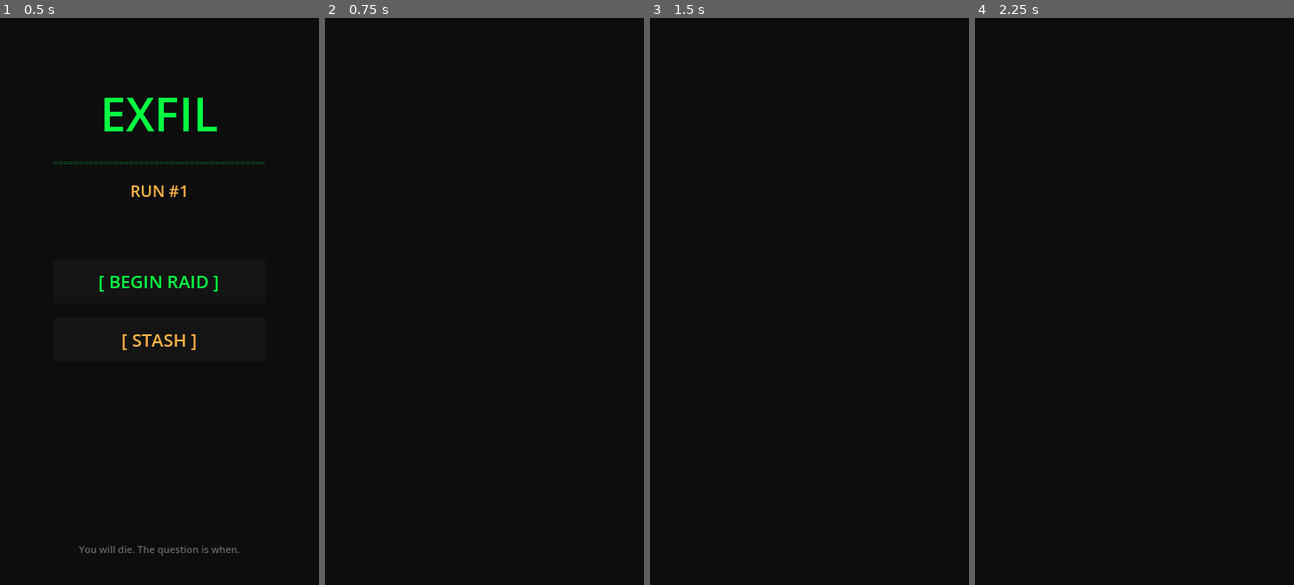
Above: before the commit, frames 1-4 (left to right).
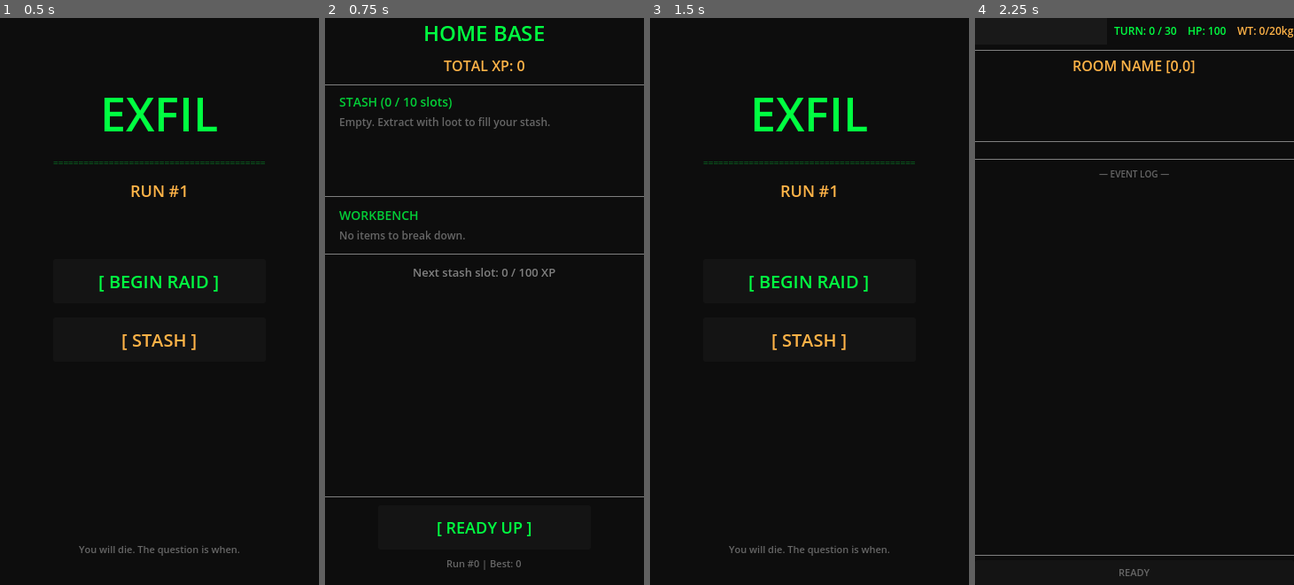
Above: after the commit, the same moments.

Repository: RJDray/Exfil
Game: Godot game, scene res://scenes/MainMenu.tscn
The game is run twice, just before and just after one commit, with the same random seed, the same clock (stepped at 60 frames per second) and the same inputs.
Inputs (mouse positions are in pixels of both pictures, inside the frame that each line leads up to):
- Up to frame 1 (0.5 s): no input
- Up to frame 2 (0.75 s): click "[ STASH ]" at 0.5 s
- Up to frame 3 (1.5 s): click (809, 528) at 1.25 s, where only the run after the commit has a clickable "[ READY UP ]"
- Up to frame 4 (2.25 s): click (1134, 278) at 2 s, where only the run after the commit has a clickable "[ BEGIN RAID ]"

Frame 1 is identical in both runs. In frame 2, 3.1% of the frame differs, in the area x 0-100%, y 1-98%; in frame 3, 2.1%; in frame 4, 1.5%.
Error after the commit: Parse Error: Cannot infer the type of "item_ref" variable because the value doesn't have a set type. (res://scripts/Raid.gd:366)

Commit message:
feat(scenes): HomeBase scene — stash, XP, workbench
Persistent home base between runs. Shows stash contents with slot
count, total XP, workbench for breaking down items into components,
and stash slot unlock milestones. Ready Up returns to main menu.

Co-Authored-By: Claude Opus 4.6 <noreply@anthropic.com>

Diff:
--- a/scenes/HomeBase.tscn
+++ b/scenes/HomeBase.tscn
@@ -1,4 +1,6 @@
-[gd_scene format=3 uid="uid://placeholder_homebase"]
+[gd_scene load_steps=2 format=3 uid="uid://placeholder_homebase"]
+
+[ext_resource type="Script" path="res://scripts/HomeBase.gd" id="1"]
 
 [node name="HomeBase" type="Control"]
 layout_mode = 3
@@ -7,3 +9,148 @@
 anchor_bottom = 1.0
 grow_horizontal = 2
 grow_vertical = 2
+script = ExtResource("1")
+
+[node name="Background" type="ColorRect" parent="."]
+layout_mode = 1
+anchors_preset = 15
+anchor_right = 1.0
+anchor_bottom = 1.0
+grow_horizontal = 2
+grow_vertical = 2
+color = Color(0.051, 0.051, 0.051, 1)
+
+[node name="MainVBox" type="VBoxContainer" parent="."]
+layout_mode = 1
+anchors_preset = 15
+anchor_right = 1.0
+anchor_bottom = 1.0
+grow_horizontal = 2
+grow_vertical = 2
+theme_override_constants/separation = 8
+
+[node name="Header" type="Label" parent="MainVBox"]
+layout_mode = 2
+theme_override_colors/font_color = Color(0, 1, 0.255, 1)
+theme_override_font_sizes/font_size = 24
+text = "HOME BASE"
+horizontal_alignment = 1
+
+[node name="XPLabel" type="Label" parent="MainVBox"]
+unique_name_in_owner = true
+layout_mode = 2
+theme_override_colors/font_color = Color(1, 0.702, 0.278, 1)
+theme_override_font_sizes/font_size = 16
+text = "TOTAL XP: 0"
+horizontal_alignment = 1
+
+[node name="Divider1" type="HSeparator" parent="MainVBox"]
+layout_mode = 2
+theme_override_colors/separator_color = Color(0, 1, 0.255, 0.3)
+
+[node name="ScrollContainer" type="ScrollContainer" parent="MainVBox"]
+layout_mode = 2
+size_flags_vertical = 3
+
+[node name="ContentVBox" type="VBoxContainer" parent="MainVBox/ScrollContainer"]
+layout_mode = 2
+size_flags_horizontal = 3
+size_flags_vertical = 3
+theme_override_constants/separation = 10
+
+[node name="StashMargin" type="MarginContainer" parent="MainVBox/ScrollContainer/ContentVBox"]
+layout_mode = 2
+theme_override_constants/margin_left = 16
+theme_override_constants/margin_right = 16
+
+[node name="StashVBox" type="VBoxContainer" parent="MainVBox/ScrollContainer/ContentVBox/StashMargin"]
+layout_mode = 2
+theme_override_constants/separation = 4
+
+[node name="StashLabel" type="Label" parent="MainVBox/ScrollContainer/ContentVBox/StashMargin/StashVBox"]
+unique_name_in_owner = true
+layout_mode = 2
+theme_override_colors/font_color = Color(0, 1, 0.255, 0.8)
+theme_override_font_sizes/font_size = 14
+text = "STASH (0 / 10 slots)"
+
+[node name="StashList" type="RichTextLabel" parent="MainVBox/ScrollContainer/ContentVBox/StashMargin/StashVBox"]
+unique_name_in_owner = true
+layout_mode = 2
+custom_minimum_size = Vector2(0, 80)
+bbcode_enabled = true
+theme_override_colors/default_color = Color(0.6, 0.6, 0.6, 1)
+theme_override_font_sizes/normal_font_size = 12
+fit_content = true
+scroll_active = false
+
+[node name="Divider2" type="HSeparator" parent="MainVBox/ScrollContainer/ContentVBox"]
+layout_mode = 2
+theme_override_colors/separator_color = Color(0, 1, 0.255, 0.15)
+
+[node name="WorkbenchMargin" type="MarginContainer" parent="MainVBox/ScrollContainer/ContentVBox"]
+layout_mode = 2
+theme_override_constants/margin_left = 16
+theme_override_constants/margin_right = 16
+
+[node name="WorkbenchVBox" type="VBoxContainer" parent="MainVBox/ScrollContainer/ContentVBox/WorkbenchMargin"]
+layout_mode = 2
+theme_override_constants/separation = 4
+
+[node name="WorkbenchLabel" type="Label" parent="MainVBox/ScrollContainer/ContentVBox/WorkbenchMargin/WorkbenchVBox"]
+unique_name_in_owner = true
+layout_mode = 2
+theme_override_colors/font_color = Color(0, 1, 0.255, 0.8)
+theme_override_font_sizes/font_size = 14
+text = "WORKBENCH"
+
+[node name="WorkbenchContainer" type="VBoxContainer" parent="MainVBox/ScrollContainer/ContentVBox/WorkbenchMargin/WorkbenchVBox"]
+unique_name_in_owner = true
+layout_mode = 2
+theme_override_constants/separation = 4
+
+[node name="Divider3" type="HSeparator" parent="MainVBox/ScrollContainer/ContentVBox"]
+layout_mode = 2
+theme_override_colors/separator_color = Color(0, 1, 0.255, 0.15)
+
+[node name="UnlockMargin" type="MarginContainer" parent="MainVBox/ScrollContainer/ContentVBox"]
+layout_mode = 2
+theme_override_constants/margin_left = 16
+theme_override_constants/margin_right = 16
+
+[node name="UnlockLabel" type="Label" parent="MainVBox/ScrollContainer/ContentVBox/UnlockMargin"]
+unique_name_in_owner = true
+layout_mode = 2
+theme_override_colors/font_color = Color(0.5, 0.5, 0.5, 1)
+theme_override_font_sizes/font_size = 13
+text = "Next stash slot: 0 / 100 XP"
+horizontal_alignment = 1
+
+[node name="Divider4" type="HSeparator" parent="MainVBox"]
+layout_mode = 2
+theme_override_colors/separator_color = Color(0, 1, 0.255, 0.3)
+
+[node name="ButtonMargin" type="MarginContainer" parent="MainVBox"]
+layout_mode = 2
+theme_override_constants/margin_left = 60
+theme_override_constants/margin_right = 60
+
+[node name="ReadyButton" type="Button" parent="MainVBox/ButtonMargin"]
+unique_name_in_owner = true
+layout_mode = 2
+custom_minimum_size = Vector2(0, 50)
+theme_override_colors/font_color = Color(0, 1, 0.255, 1)
+theme_override_font_sizes/font_size = 18
+text = "[ READY UP ]"
+
+[node name="StatusLabel" type="Label" parent="MainVBox"]
+unique_name_in_owner = true
+layout_mode = 2
+theme_override_colors/font_color = Color(0.4, 0.4, 0.4, 1)
+theme_override_font_sizes/font_size = 11
+text = "Run #0 | Best: 0"
+horizontal_alignment = 1
+
+[node name="Spacer" type="Control" parent="MainVBox"]
+layout_mode = 2
+custom_minimum_size = Vector2(0, 8)
--- /dev/null
+++ b/scripts/HomeBase.gd
@@ -0,0 +1,105 @@
+extends Control
+
+## Home base — stash management, XP display, workbench, upgrades.
+
+@onready var xp_label: Label = %XPLabel
+@onready var stash_label: Label = %StashLabel
+@onready var stash_list: RichTextLabel = %StashList
+@onready var workbench_label: Label = %WorkbenchLabel
+@onready var workbench_container: VBoxContainer = %WorkbenchContainer
+@onready var unlock_label: Label = %UnlockLabel
+@onready var ready_button: Button = %ReadyButton
+@onready var status_label: Label = %StatusLabel
+
+var selected_stash_index: int = -1
+
+
+func _ready() -> void:
+	ready_button.pressed.connect(_on_ready_pressed)
+	_update_display()
+
+
+func _update_display() -> void:
+	xp_label.text = "TOTAL XP: %d" % GameData.total_xp
+	stash_label.text = "STASH (%d / %d slots)" % [GameData.stash.size(), GameData.stash_slots]
+
+	# Stash contents
+	stash_list.clear()
+	if GameData.stash.size() == 0:
+		stash_list.push_color(Color(0.4, 0.4, 0.4))
+		stash_list.add_text("Empty. Extract with loot to fill your stash.")
+		stash_list.pop()
+	else:
+		for i in GameData.stash.size():
+			var item: Dictionary = GameData.stash[i]
+			var extra := ""
+			if item.get("type") == "weapon":
+				extra = " [DMG:%d]" % item.get("damage", 0)
+			elif item.get("type") == "med":
+				extra = " [HEAL:%d]" % item.get("heal", 0)
+			stash_list.push_color(Color(1, 0.702, 0.278))
+			stash_list.add_text(" %d. %s (%.1fkg, %dxp)%s" % [i + 1, item["name"], item["weight"], item["value"], extra])
+			stash_list.pop()
+			stash_list.newline()
+
+	# Workbench — show breakdown buttons for stash items
+	_update_workbench()
+
+	# Unlock info
+	var next_cost := GameData.get_next_slot_cost()
+	if GameData.total_xp >= next_cost:
+		unlock_label.text = "STASH UPGRADE AVAILABLE (%d XP)" % next_cost
+		unlock_label.add_theme_color_override("font_color", Color(0, 1, 0.25))
+	else:
+		unlock_label.text = "Next stash slot: %d / %d XP" % [GameData.total_xp, next_cost]
+		unlock_label.add_theme_color_override("font_color", Color(0.5, 0.5, 0.5))
+
+	status_label.text = "Run #%d | Best: %d" % [GameData.run_count, GameData.best_score]
+
+
+func _update_workbench() -> void:
+	for child in workbench_container.get_children():
+		child.queue_free()
+
+	if GameData.stash.size() == 0:
+		var lbl := Label.new()
+		lbl.text = "No items to break down."
+		lbl.add_theme_color_override("font_color", Color(0.4, 0.4, 0.4))
+		lbl.add_theme_font_size_override("font_size", 12)
+		workbench_container.add_child(lbl)
+		return
+
+	for i in GameData.stash.size():
+		var item: Dictionary = GameData.stash[i]
+		# Don't show breakdown for basic components
+		if item.get("type") == "component":
+			continue
+		var btn := Button.new()
+		btn.text = "BREAK DOWN: %s" % item["name"]
+		btn.custom_minimum_size = Vector2(0, 36)
+		btn.add_theme_color_override("font_color", Color(1, 0.702, 0.278))
+		btn.add_theme_font_size_override("font_size", 12)
+		var idx := i
+		btn.pressed.connect(func(): _break_down_item(idx))
+		workbench_container.add_child(btn)
+
+
+func _break_down_item(index: int) -> void:
+	var item := GameData.remove_from_stash(index)
+	if item.is_empty():
+		return
+
+	var components := ItemDatabase.break_down_item(item)
+	for comp in components:
+		GameData.add_to_stash(comp)
+
+	var comp_names: Array = []
+	for comp in components:
+		comp_names.append(comp["name"])
+
+	status_label.text = "Broke down %s → %s" % [item["name"], ", ".join(comp_names)]
+	_update_display()
+
+
+func _on_ready_pressed() -> void:
+	get_tree().change_scene_to_file("res://scenes/MainMenu.tscn")
